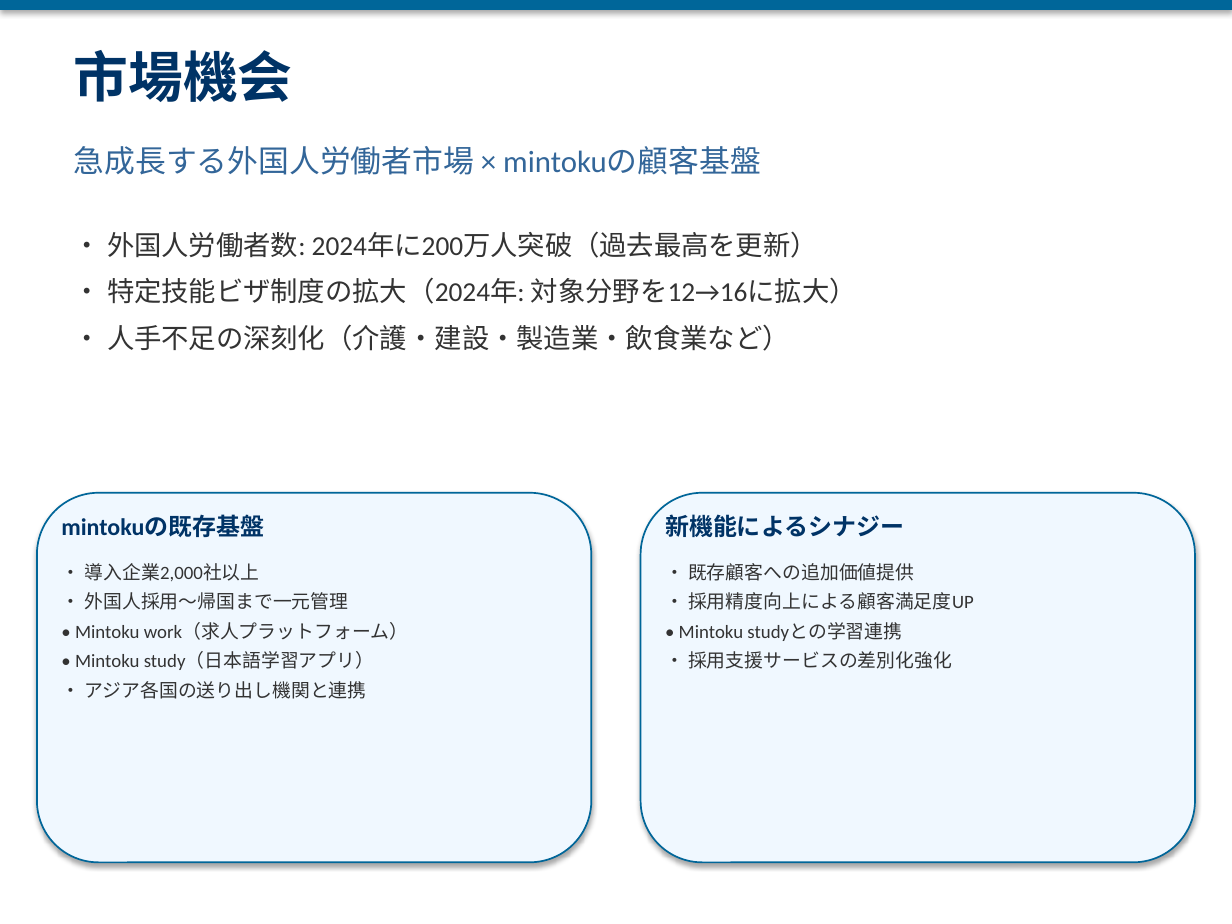
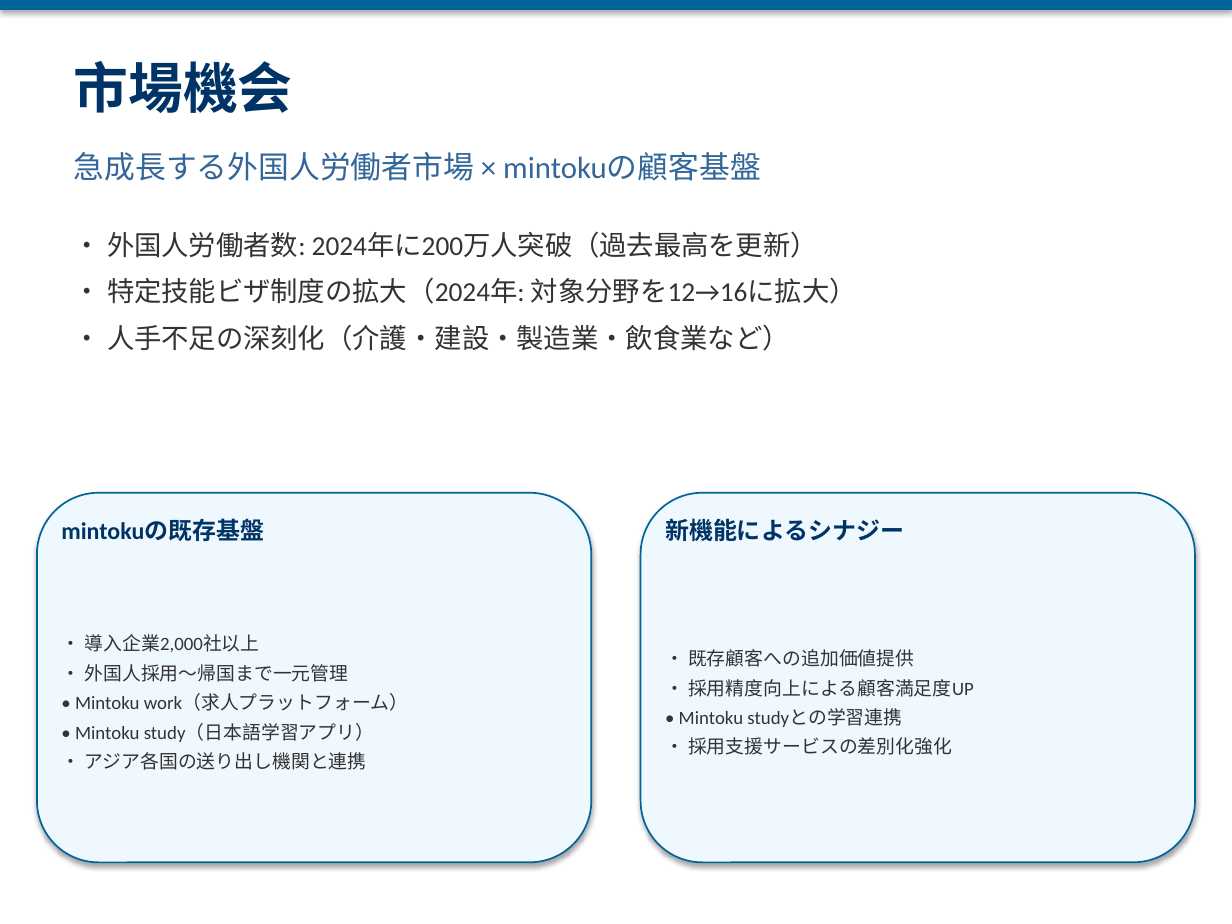
Before and after one commit to yoshidasendai115/ai-interview, a slide deck: slide 2 of docs/プレゼン資料/AI面接プラットフォーム_投資家向け.pptx. Drawn at 1232x924 pixels with LibreOffice and Linux fonts; fonts in the diff are those of the drawing. Boxes give left, top, right and bottom in pixels: in the first picture for what was removed or moved away, otherwise in the second. Text is boxed around its words. In the diff, an @@ line names an element or a change of style, - is before the commit and + after.

```diff
--- a/docs/プレゼン資料/AI面接プラットフォーム_投資家向け.pptx
+++ b/docs/プレゼン資料/AI面接プラットフォーム_投資家向け.pptx
@@ vertical alignment top to middle in 6 elements at [74, 61, 293, 113], [74, 152, 761, 181], [61, 519, 264, 541], [75, 634, 408, 770], [665, 518, 904, 541], [679, 649, 974, 755] @@
```
Also in this commit, not shown: 16 other slides changed, 2 slides added, 54 other files.
